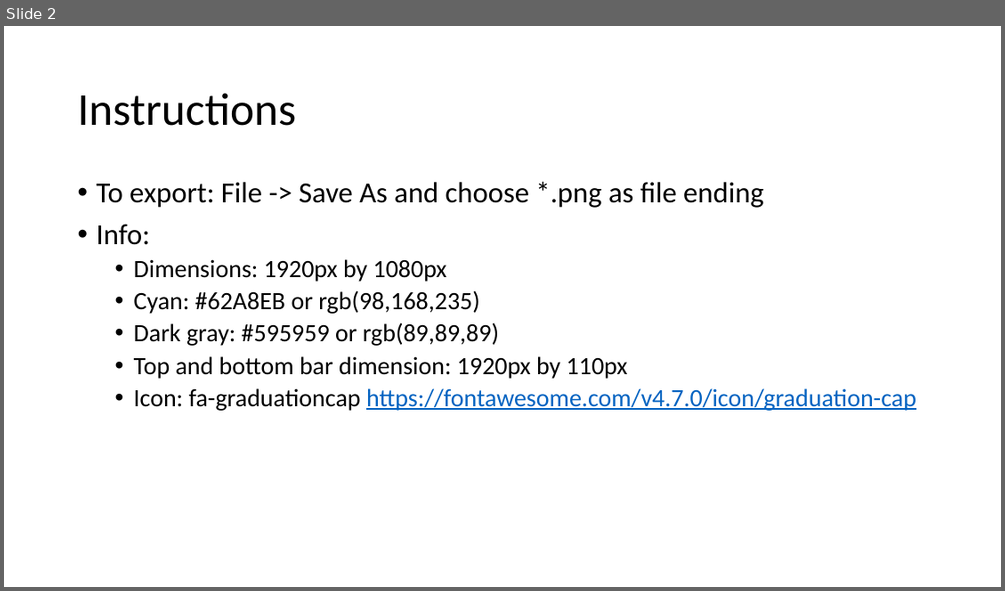
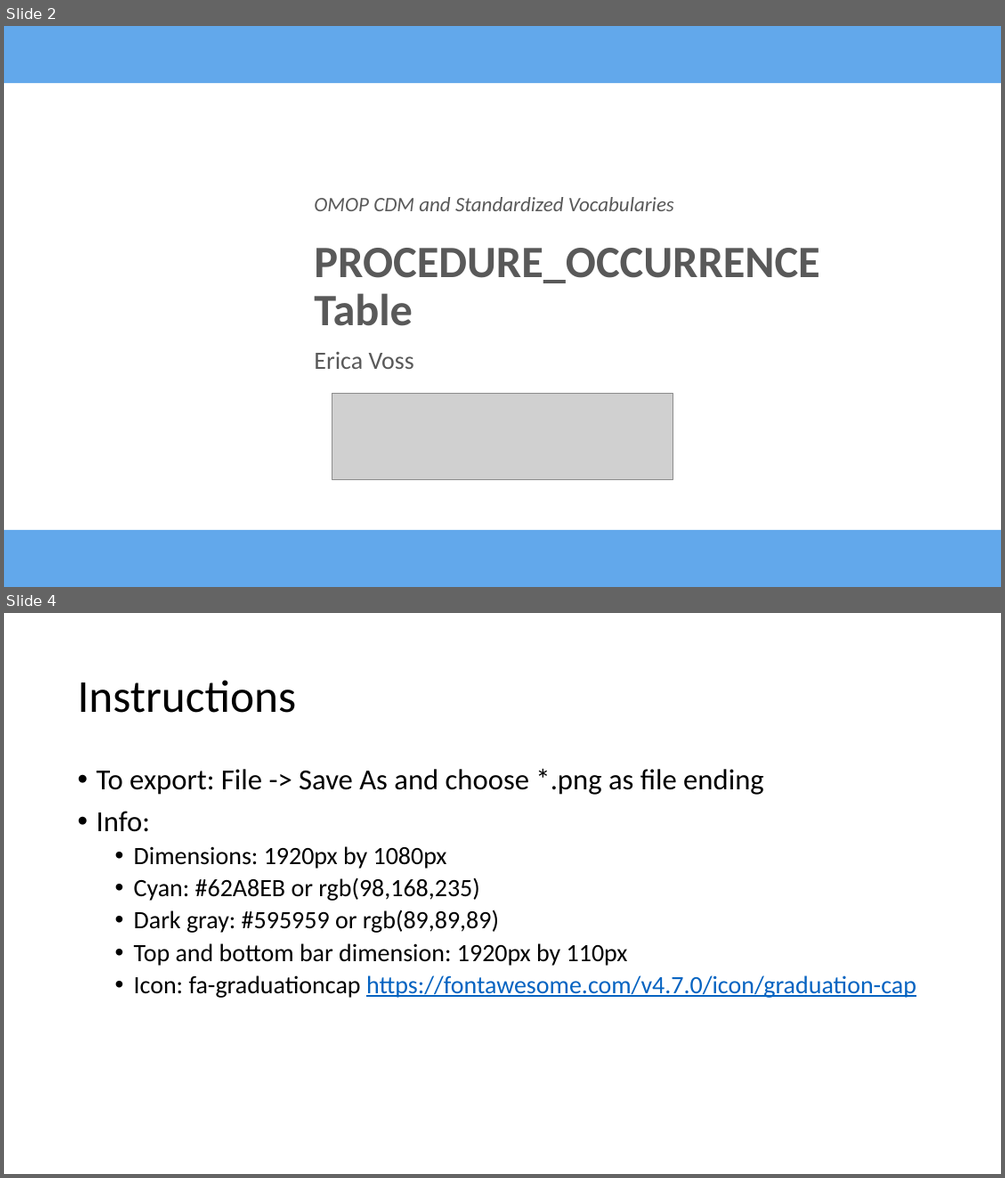
Before and after one commit to EHDEN/Academy, a slide deck: ehden_academy_video_thumbnail_template.pptx. Shown one above the other, each under a label of ours: slide 2 before the commit, slides 2 and 4 after it; the slides between them are not shown. The pictures are 1005x591 and 1005x1178 pixels, drawn with LibreOffice and Linux fonts; fonts in the diff are those of the drawing; grey boxes stand for pictures; background and template pictures are left out. Boxes give left, top, right and bottom in pixels: in the first picture for what was removed or moved away, otherwise in the second. Text is boxed around its words. In the diff, an @@ line names an element or a change of style, - is before the commit and + after.

```diff
--- a/ehden_academy_video_thumbnail_template.pptx
+++ b/ehden_academy_video_thumbnail_template.pptx
@@ slide 2 added at (4, 26, 1001, 587), background #FFFFFF @@
@@ rectangle added at (4, 26, 1001, 83), fill #62A8EB @@
@@ text added at (314, 197, 674, 211), 29.6 pt, text #595959, italic @@
+OMOP CDM and Standardized Vocabularies
@@ title added at (314, 248, 819, 326), 64.8 pt, text #595959, bold @@
+PROCEDURE_OCCURRENCE Table
@@ subtitle added at (314, 352, 414, 369), 36 pt, text #595959 @@
+Erica Voss
@@ picture added at (332, 393, 672, 479) @@
@@ rectangle added at (4, 530, 1001, 587), fill #62A8EB @@
@@ what was slide 2 is now slide 4 @@
```
Also in this commit, not shown: 1 slide changed, 1 other slide added, 1 other file.
